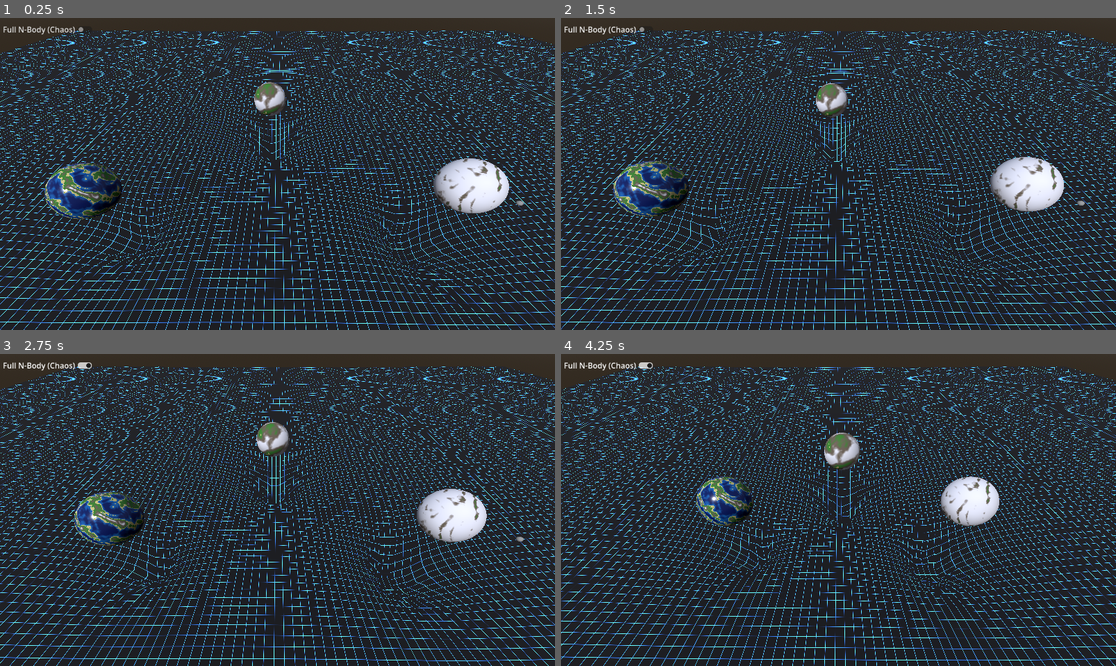
Above: before the commit, frames 1-4 (two rows, left to right).
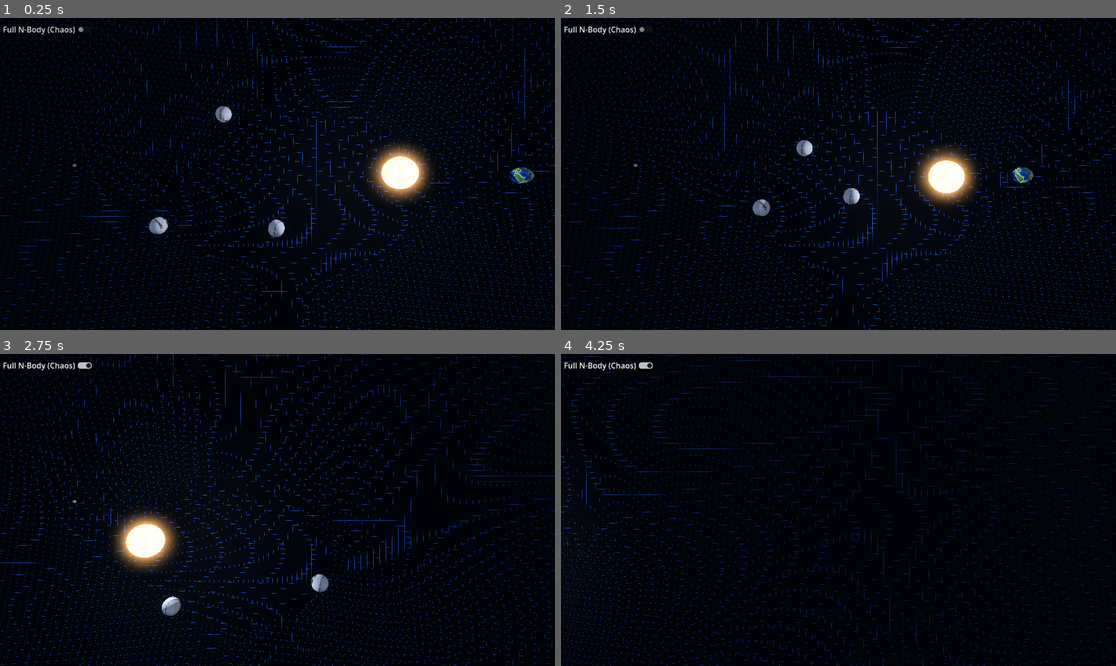
Above: after the commit, the same moments.

Repository: yash-jain221/SpacetimeSlingshot
Game: Godot game, scene res://main.tscn
Same seed, same stepped clock (60 frames per second), same inputs: the game is played once before the commit and once after it.
Inputs (mouse positions are in pixels of both pictures, inside the frame that each line leads up to):
- Up to frame 1 (0.25 s): no input
- Up to frame 2 (1.5 s): click "Full N-Body (Chaos)" at 0.5 s; click "Full N-Body (Chaos)" at 1.25 s
- Up to frame 3 (2.75 s): click "Full N-Body (Chaos)" at 2 s
- Up to frame 4 (4.25 s): move the mouse to (960, 494) at 2.77 s; click (960, 494) at 2.92 s; move the mouse to (727, 525) at 3.52 s; click (727, 525) at 3.67 s

The runs differ from the first frame. In frame 1, 97% of the frame differs, in the area x 0-100%, y 0-100%; in frame 2, 97%; in frame 3, 96%; in frame 4, 99%.

Commit message:
clamped to xz plane + made level 1

Diff:
--- a/main.tscn
+++ b/main.tscn
@@ -6,6 +6,7 @@
 [ext_resource type="Shader" uid="uid://du6tsbtyxfjl2" path="res://shaders/spacetime_grid.gdshader" id="4_1bvp3"]
 [ext_resource type="Script" uid="uid://cur2lbhpcpqt8" path="res://scripts/spacetime_grid.gd" id="5_lquwl"]
 [ext_resource type="Shader" uid="uid://csjn53o8iuanc" path="res://shaders/planet.gdshader" id="6_7mycd"]
+[ext_resource type="PackedScene" uid="uid://b403kme5i2fb7" path="res://scenes/star.tscn" id="7_272bh"]
 
 [sub_resource type="ProceduralSkyMaterial" id="ProceduralSkyMaterial_rftev"]
 
@@ -15,6 +16,17 @@
 [sub_resource type="Environment" id="Environment_r57db"]
 background_mode = 2
 sky = SubResource("Sky_abdd0")
+glow_enabled = true
+glow_levels/3 = 0.03
+glow_levels/4 = 0.57
+glow_levels/5 = 1.02
+glow_intensity = 0.75
+glow_strength = 0.91
+glow_bloom = 0.2
+glow_hdr_threshold = 0.9
+glow_hdr_scale = 2.03
+glow_hdr_luminance_cap = 17.01
+volumetric_fog_emission_energy = 0.0
 
 [sub_resource type="StandardMaterial3D" id="StandardMaterial3D_0xm2m"]
 shading_mode = 0
@@ -36,8 +48,12 @@
 shader_parameter/well_strength = 0.05
 shader_parameter/well_softening = 1.5
 shader_parameter/max_depth = 15.0
-shader_parameter/grid_color = Color(0.2, 0.5, 1, 1)
-shader_parameter/line_sharpness = 0.04
+shader_parameter/sheet_color = Color(0.01, 0.01, 0.02, 1)
+shader_parameter/line_color = Color(0.15, 0.18, 0.28, 1)
+shader_parameter/glow_color = Color(0.3, 0.6, 1, 1)
+shader_parameter/glow_strength = 5.0
+shader_parameter/well_range = 8.0
+shader_parameter/line_sharpness = 0.02
 
 [sub_resource type="Gradient" id="Gradient_h8ms6"]
 
@@ -68,34 +84,13 @@
 shader_parameter/rock = Color(0.4, 0.35, 0.3, 1)
 shader_parameter/snow = Color(0.9, 0.9, 0.95, 1)
 
-[sub_resource type="SphereMesh" id="SphereMesh_272bh"]
-resource_local_to_scene = true
-material = SubResource("ShaderMaterial_7mycd")
-radius = 3.0
-height = 6.0
-
-[sub_resource type="ShaderMaterial" id="ShaderMaterial_5vw27"]
-resource_local_to_scene = true
-render_priority = 0
-shader = ExtResource("6_7mycd")
-shader_parameter/noise_tex = SubResource("NoiseTexture3D_h8ms6")
-shader_parameter/noise_scale = 0.1
-shader_parameter/seed_offset = Vector3(0, 1, 2)
-shader_parameter/sea_level = 0.2
-shader_parameter/deep_water = Color(0.02, 0.1, 0.35, 1)
-shader_parameter/shallow_water = Color(0.1, 0.4, 0.7, 1)
-shader_parameter/sand = Color(0.8, 0.75, 0.5, 1)
-shader_parameter/grass = Color(0.2, 0.5, 0.15, 1)
-shader_parameter/rock = Color(0.4, 0.35, 0.3, 1)
-shader_parameter/snow = Color(0.9, 0.9, 0.95, 1)
-
-[sub_resource type="SphereMesh" id="SphereMesh_kek77"]
-resource_local_to_scene = true
-material = SubResource("ShaderMaterial_5vw27")
-radius = 3.0
-height = 6.0
-
-[sub_resource type="ShaderMaterial" id="ShaderMaterial_4c57u"]
+[sub_resource type="SphereMesh" id="SphereMesh_5vw27"]
+resource_local_to_scene = true
+material = SubResource("ShaderMaterial_272bh")
+radius = 1.0
+height = 2.0
+
+[sub_resource type="ShaderMaterial" id="ShaderMaterial_kek77"]
 resource_local_to_scene = true
 render_priority = 0
 shader = ExtResource("6_7mycd")
@@ -110,28 +105,77 @@
 shader_parameter/rock = Color(0.4, 0.35, 0.3, 1)
 shader_parameter/snow = Color(0.9, 0.9, 0.95, 1)
 
-[sub_resource type="SphereMesh" id="SphereMesh_efxa6"]
-resource_local_to_scene = true
-material = SubResource("ShaderMaterial_4c57u")
-radius = 3.0
-height = 6.0
+[sub_resource type="SphereMesh" id="SphereMesh_4c57u"]
+resource_local_to_scene = true
+material = SubResource("ShaderMaterial_kek77")
+radius = 1.0
+height = 2.0
+
+[sub_resource type="ShaderMaterial" id="ShaderMaterial_efxa6"]
+resource_local_to_scene = true
+render_priority = 0
+shader = ExtResource("6_7mycd")
+shader_parameter/noise_tex = SubResource("NoiseTexture3D_h8ms6")
+shader_parameter/noise_scale = 0.25
+shader_parameter/seed_offset = Vector3(2, 5, 2)
+shader_parameter/sea_level = 0.01
+shader_parameter/deep_water = Color(0.02, 0.1, 0.35, 1)
+shader_parameter/shallow_water = Color(0.1, 0.4, 0.7, 1)
+shader_parameter/sand = Color(0.8, 0.75, 0.5, 1)
+shader_parameter/grass = Color(0.2, 0.5, 0.15, 1)
+shader_parameter/rock = Color(0.4, 0.35, 0.3, 1)
+shader_parameter/snow = Color(0.9, 0.9, 0.95, 1)
+
+[sub_resource type="SphereMesh" id="SphereMesh_dg77c"]
+resource_local_to_scene = true
+material = SubResource("ShaderMaterial_efxa6")
+radius = 1.0
+height = 2.0
+
+[sub_resource type="ShaderMaterial" id="ShaderMaterial_ycdy4"]
+resource_local_to_scene = true
+render_priority = 0
+shader = ExtResource("6_7mycd")
+shader_parameter/noise_tex = SubResource("NoiseTexture3D_h8ms6")
+shader_parameter/noise_scale = 0.25
+shader_parameter/seed_offset = Vector3(2, 5, 2)
+shader_parameter/sea_level = 0.01
+shader_parameter/deep_water = Color(0.02, 0.1, 0.35, 1)
+shader_parameter/shallow_water = Color(0.1, 0.4, 0.7, 1)
+shader_parameter/sand = Color(0.8, 0.75, 0.5, 1)
+shader_parameter/grass = Color(0.2, 0.5, 0.15, 1)
+shader_parameter/rock = Color(0.4, 0.35, 0.3, 1)
+shader_parameter/snow = Color(0.9, 0.9, 0.95, 1)
+
+[sub_resource type="SphereMesh" id="SphereMesh_w48qg"]
+resource_local_to_scene = true
+material = SubResource("ShaderMaterial_ycdy4")
+radius = 1.0
+height = 2.0
 
 [node name="Main" type="Node3D" unique_id=1912433870]
 script = ExtResource("1_h2yge")
 
 [node name="DirectionalLight3D" type="DirectionalLight3D" parent="." unique_id=165462697]
 transform = Transform3D(0.8660254, 0.38302222, -0.32139382, 0, 0.64278764, 0.76604444, 0.5, -0.66341394, 0.5566704, 0, 0, 0)
+visible = false
 
 [node name="WorldEnvironment" type="WorldEnvironment" parent="." unique_id=1241039109]
 environment = SubResource("Environment_r57db")
 
 [node name="Camera3D" type="Camera3D" parent="." unique_id=1960231580]
-transform = Transform3D(1, 0, 0, 0, 0.7032319, 0.71096057, 0, -0.71096057, 0.7032319, -5.1645308, 19.360264, 14.040287)
+transform = Transform3D(0.9997427, -0.022687338, 4.8554334e-09, 0.0027336697, 0.12046239, 0.9927143, -0.022522045, -0.9924588, 0.12049338, 0, 30, 3.6469798)
+fov = 72.34726
 
 [node name="Ship" parent="." unique_id=1701288930 node_paths=PackedStringArray("aim_line") instance=ExtResource("2_h2yge")]
-transform = Transform3D(1, 0, 0, 0, 1, 0, 0, 0, 1, 22.641254, 0.4110453, 0)
+transform = Transform3D(1, 0, 0, 0, 1, 0, 0, 0, 1, -25, 4, 0)
+power_scale = null
 aim_line = NodePath("../AimLine")
+prediction_steps = null
 mass = 0.01
+initial_velocity = null
+radius = null
+is_goal = null
 body_type = 2
 
 [node name="AimLine" type="MeshInstance3D" parent="." unique_id=1866508016]
@@ -159,21 +203,29 @@
 text = "Retry?"
 
 [node name="SpacetimeGrid" type="MeshInstance3D" parent="." unique_id=294695057]
+transform = Transform3D(1, 0, 0, 0, 1, 0, 0, 0, 1, 0.8280029, -0.36619186, 0.828146)
 mesh = SubResource("PlaneMesh_6iixf")
 surface_material_override/0 = SubResource("ShaderMaterial_h2yge")
 script = ExtResource("5_lquwl")
 
 [node name="Planet3" parent="." unique_id=710599271 instance=ExtResource("1_0xm2m")]
-transform = Transform3D(-0.045196407, 0.9382844, 0.34289888, -0.9372581, 0.07895322, -0.3395788, -0.34569445, -0.33673257, 0.8758463, -25.572811, 2.6374502, 0)
-mesh = SubResource("SphereMesh_272bh")
+transform = Transform3D(-0.045196407, 0.9382844, 0.34289888, -0.9372581, 0.07895322, -0.3395788, -0.34569445, -0.33673257, 0.8758463, 30, 4, 0)
+mesh = SubResource("SphereMesh_5vw27")
 mass = 500.0
 is_goal = true
 
-[node name="Planet4" parent="." unique_id=1095530171 instance=ExtResource("1_0xm2m")]
-transform = Transform3D(-0.99591076, -0.08379161, -0.033792675, 0.08575176, -0.75883454, -0.64561486, 0.028454036, -0.64587235, 0.7629161, -6.5692463, 1.8632507, -23.153662)
-mesh = SubResource("SphereMesh_kek77")
-mass = 850.0
-
 [node name="Planet5" parent="." unique_id=235869983 instance=ExtResource("1_0xm2m")]
-transform = Transform3D(0.13522793, -0.9296849, -0.3426403, 0.93053424, 0.23794666, -0.27837113, 0.3403272, -0.28119466, 0.89727914, 15.722301, 2.585144, -0.7342663)
-mesh = SubResource("SphereMesh_efxa6")
+transform = Transform3D(0.13522793, -0.9296849, -0.3426403, 0.93053424, 0.23794666, -0.27837113, 0.3403272, -0.28119466, 0.89727914, 0, 4, 7)
+mesh = SubResource("SphereMesh_4c57u")
+
+[node name="Star" parent="." unique_id=1648864639 instance=ExtResource("7_272bh")]
+transform = Transform3D(1, 0, 0, 0, 1, 0, 0, 0, 1, 15, 4, 0)
+mass = 3000.0
+
+[node name="Planet6" parent="." unique_id=97295195 instance=ExtResource("1_0xm2m")]
+transform = Transform3D(0.13522793, -0.9296849, -0.3426403, 0.93053424, 0.23794666, -0.27837113, 0.3403272, -0.28119466, 0.89727914, -7, 4, -7)
+mesh = SubResource("SphereMesh_dg77c")
+
+[node name="Planet7" parent="." unique_id=1537966986 instance=ExtResource("1_0xm2m")]
+transform = Transform3D(-0.9634268, -0.25058618, -0.094981104, 0.25251448, -0.7302085, -0.63485265, 0.089728996, -0.6356165, 0.7667765, -14, 4, 7)
+mesh = SubResource("SphereMesh_w48qg")
--- a/scenes/planet.tscn
+++ b/scenes/planet.tscn
@@ -35,8 +35,8 @@
 [sub_resource type="SphereMesh" id="SphereMesh_6iixf"]
 resource_local_to_scene = true
 material = SubResource("ShaderMaterial_h8ms6")
-radius = 3.0
-height = 6.0
+radius = 1.0
+height = 2.0
 
 [node name="Planet" type="MeshInstance3D" unique_id=710599271]
 transform = Transform3D(-0.045196407, 0.9382844, 0.34289888, -0.9372581, 0.07895322, -0.3395788, -0.34569445, -0.33673257, 0.8758463, 0, 0, 0)
--- a/scenes/ship.tscn
+++ b/scenes/ship.tscn
@@ -3,8 +3,8 @@
 [ext_resource type="Script" uid="uid://yoleb38xfxdo" path="res://scripts/ship.gd" id="1_q631a"]
 
 [sub_resource type="SphereMesh" id="SphereMesh_r57db"]
-radius = 0.3
-height = 0.6
+radius = 0.2
+height = 0.4
 
 [node name="Ship" type="MeshInstance3D" unique_id=1701288930]
 mesh = SubResource("SphereMesh_r57db")
--- /dev/null
+++ b/scenes/star.tscn
@@ -0,0 +1,38 @@
+[gd_scene format=3 uid="uid://b403kme5i2fb7"]
+
+[ext_resource type="Shader" uid="uid://d4jf040fgso8h" path="res://shaders/star.gdshader" id="1_j6vao"]
+[ext_resource type="Script" uid="uid://dx1nakdubq4p8" path="res://scripts/gravity_body.gd" id="1_mcqwg"]
+
+[sub_resource type="Gradient" id="Gradient_ef0hr"]
+
+[sub_resource type="FastNoiseLite" id="FastNoiseLite_j6vao"]
+
+[sub_resource type="NoiseTexture3D" id="NoiseTexture3D_j6vao"]
+noise = SubResource("FastNoiseLite_j6vao")
+color_ramp = SubResource("Gradient_ef0hr")
+seamless = true
+seamless_blend_skirt = 0.548
+
+[sub_resource type="ShaderMaterial" id="ShaderMaterial_lh1ka"]
+render_priority = 0
+shader = ExtResource("1_j6vao")
+shader_parameter/noise_tex = SubResource("NoiseTexture3D_j6vao")
+shader_parameter/noise_scale = 2.0
+shader_parameter/churn_speed = 0.05
+shader_parameter/core_color = Vector3(1, 0.95, 0.6)
+shader_parameter/edge_color = Vector3(1, 0.45, 0.1)
+shader_parameter/brightness = 3.0
+
+[sub_resource type="SphereMesh" id="SphereMesh_6iixf"]
+material = SubResource("ShaderMaterial_lh1ka")
+radius = 2.0
+height = 4.0
+
+[node name="Star" type="MeshInstance3D" unique_id=1648864639]
+mesh = SubResource("SphereMesh_6iixf")
+script = ExtResource("1_mcqwg")
+
+[node name="OmniLight3D" type="OmniLight3D" parent="." unique_id=2016726415]
+light_energy = 3.0
+shadow_enabled = true
+omni_range = 120.0
--- a/scripts/gravity_body.gd
+++ b/scripts/gravity_body.gd
@@ -5,13 +5,13 @@
 enum BodyType {PLANET, ASTEROID, SHIP}
 
 @export var mass: float = 100.0
-@export var initial_velocity: Vector3 = Vector3.ZERO
+@export var initial_velocity: Vector2 = Vector2.ZERO
 @export var radius: float = 1.0
 @export var is_goal: bool = false
 @export var body_type:BodyType = BodyType.PLANET
 
 static var full_nbody: bool = false
-var velocity: Vector3
+var velocity: Vector2
 
 # Called when the node enters the scene tree for the first time.
 func _ready() -> void:
@@ -21,9 +21,10 @@
 func _physics_process(delta: float) -> void:
 	var acceleration = _gravity_at(global_position)
 	velocity += acceleration * delta
-	global_position += velocity * delta
+	global_position.x += velocity.x * delta
+	global_position.z += velocity.y * delta
 
-func _gravity_at(point: Vector3)->Vector3:
+func _gravity_at(point: Vector3)->Vector2:
 	var accelaration := Vector3.ZERO
 	for body in get_tree().get_nodes_in_group("gravity_sources"):
 		if body == self:
@@ -36,7 +37,7 @@
 			continue
 		accelaration += offset.normalized() * (G * body.mass/dist_sq)
 
-	return accelaration
+	return Vector2(accelaration.x, accelaration.z)
 
 
 # Called every frame. 'delta' is the elapsed time since the previous frame.
--- a/scripts/ship.gd
+++ b/scripts/ship.gd
@@ -12,7 +12,7 @@
 signal reached_goal(body)
 
 var _aiming: bool = false
-var _launch_velocity: Vector3 = Vector3.ZERO
+var _launch_velocity: Vector2 = Vector2.ZERO
 
 func _unhandled_input(event: InputEvent) -> void:
 	if state == State.FLYING:
@@ -26,7 +26,7 @@
 	elif event is InputEventMouseMotion and _aiming:
 		_update_aim(event.position)
 
-func _predict_path(start_pos: Vector3, start_vel: Vector3) -> PackedVector3Array:
+func _predict_path(start_pos: Vector3, start_vel: Vector2) -> PackedVector3Array:
 	var dt: float = 1.0/Engine.physics_ticks_per_second
 	var points := PackedVector3Array()
 	var pos := start_pos
@@ -34,14 +34,15 @@
 
 	for step in prediction_steps:
 		vel += _gravity_at(pos)*dt
-		pos += vel*dt
+		pos.x += vel.x*dt
+		pos.z += vel.y*dt
 		points.append(pos)
 
 	return points
 
 func _update_aim(screen_pos: Vector2):
 	var target: Vector3 = _mouse_to_plane(screen_pos)
-	_launch_velocity = (self.position - target)*power_scale
+	_launch_velocity = (Vector2(self.position.x - target.x, self.position.z - target.z))*power_scale
 	_draw_path(_predict_path(global_position, _launch_velocity))
 
 func _draw_path(points: PackedVector3Array)->void:
--- a/shaders/spacetime_grid.gdshader
+++ b/shaders/spacetime_grid.gdshader
@@ -7,11 +7,14 @@
 uniform float well_strength = 0.5;
 uniform float well_softening = 1.5;
 uniform float max_depth = 150.0;
-uniform vec3 grid_color : source_color  = vec3(0.2, 0.5, 1.0);
-uniform float line_sharpness = 0.04;
+uniform vec3 sheet_color : source_color = vec3(0.01, 0.01, 0.02);  // near-black background
+uniform vec3 line_color  : source_color = vec3(0.15, 0.18, 0.28);  // subtle lines, everywhere
+uniform vec3 glow_color  : source_color = vec3(0.3, 0.6, 1.0);     // glow tint, wells only
+uniform float glow_strength = 5.0;
+uniform float well_range = 8.0;
+uniform float line_sharpness = 0.02;
 varying vec3 world_pos;
-
-
+varying float well_amount;
 
 void vertex() {
 	float depth = 0.0;
@@ -19,15 +22,18 @@
 		float d = distance(VERTEX.xz, body_positions[i].xz);
 		depth -= well_strength*body_masses[i]/(d+well_softening);
 	}
-	VERTEX.y += max(depth, -max_depth);
+	float dip = max(depth, -max_depth);
+	VERTEX.y += dip;
+	well_amount = clamp(-dip/well_range, 0.0, 1.0);
 	world_pos = VERTEX;
 }
 
 void fragment() {
 	vec2 g  = abs(fract(world_pos.xz) - 0.5);
 	float line = 1.0 - smoothstep(0.0, line_sharpness, min(g.x, g.y));
-	ALBEDO = vec3(0.02, 0.02, 0.05);
-	EMISSION = grid_color * line * 2.0;
+	vec3 base = mix(sheet_color, line_color, line);
+	vec3 glow = glow_color * line * line_color * well_amount;
+	ALBEDO = base + glow * 2.0;
 }
 
 //void light() {
--- /dev/null
+++ b/shaders/star.gdshader
@@ -0,0 +1,26 @@
+shader_type spatial;
+
+uniform sampler3D noise_tex;
+uniform float noise_scale = 2.0;
+uniform float churn_speed = 0.05;
+uniform vec3 core_color = vec3(1.0, 0.95, 0.6);
+uniform vec3 edge_color = vec3(1.0, 0.45, 0.1);
+uniform float brightness = 4.0;
+
+varying vec3 local_pos;
+
+void vertex() {
+	local_pos = VERTEX;
+}
+
+void fragment() {
+	float n = texture(noise_tex, local_pos * noise_scale + vec3(TIME * churn_speed)).r;
+	vec3 col = mix(edge_color, core_color, n);
+	ALBEDO = vec3(0.0);
+	EMISSION = col * brightness;
+}
+
+//void light() {
+//	// Called for every pixel for every light affecting the material.
+//	// Uncomment to replace the default light processing function with this one.
+//}
Not shown: 1 places in main.tscn that only renumber resources
Not shown, added: shaders/star.gdshader.uid
